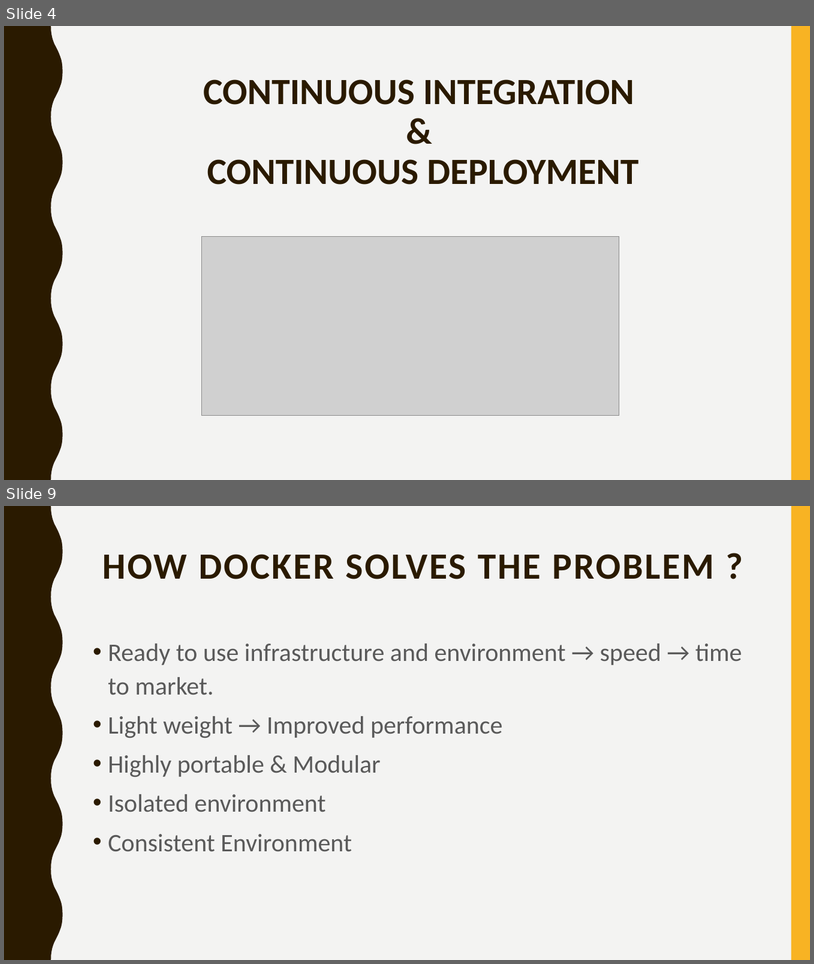
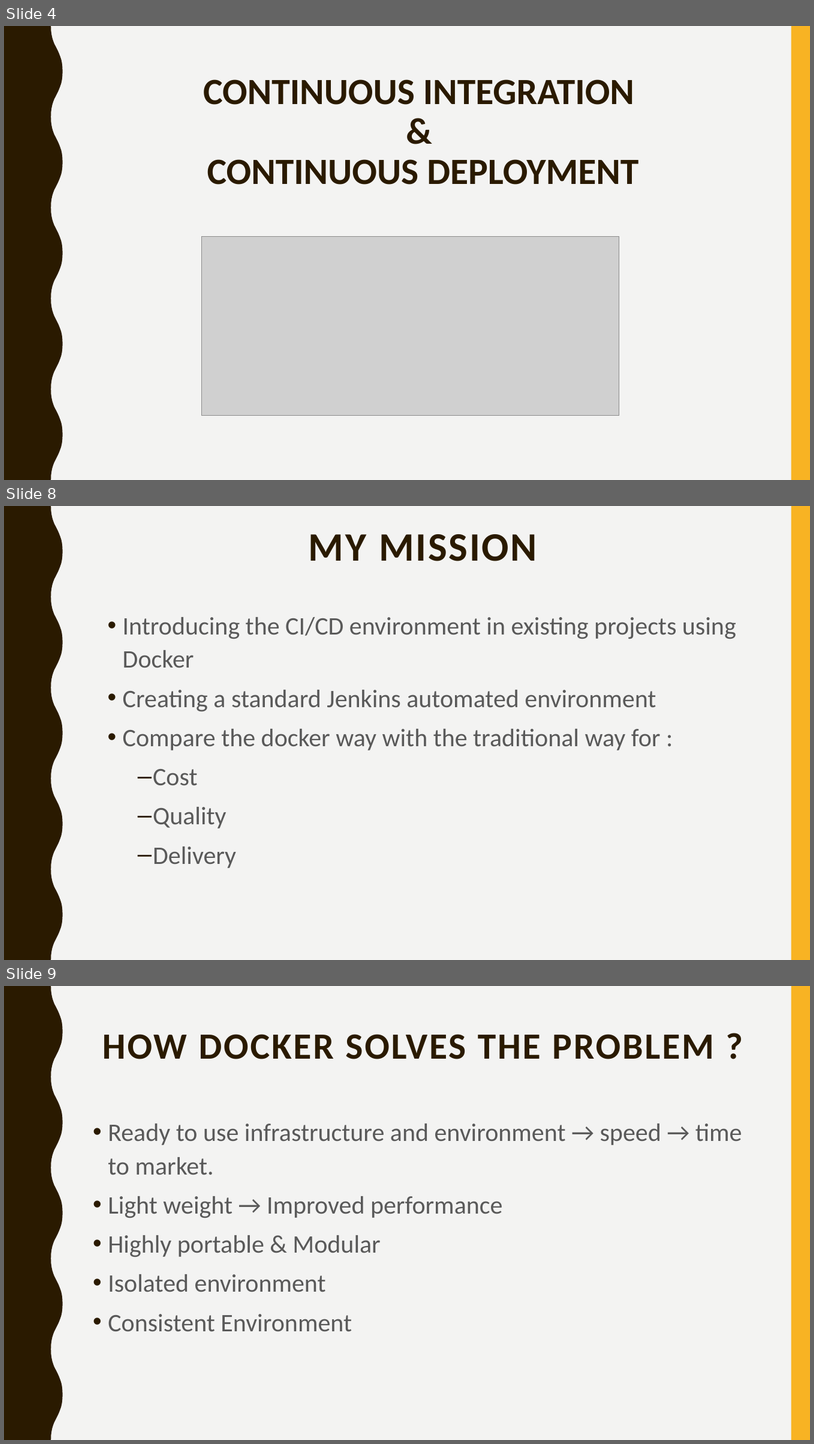
Before and after one commit to shaayaan16/segfaultshooter, a slide deck: Demo.pptx. Shown one above the other, each under a label of ours: slides 4 and 9 before the commit, slides 4, 8 and 9 after it; the slides between them are not shown. The pictures are 814x964 and 814x1444 pixels, drawn with LibreOffice and Linux fonts; fonts in the diff are those of the drawing; grey boxes stand for pictures. Boxes give left, top, right and bottom in pixels: in the first picture for what was removed or moved away, otherwise in the second. Text is boxed around its words. In the diff, an @@ line names an element or a change of style, - is before the commit and + after.

```diff
--- a/Demo.pptx
+++ b/Demo.pptx
@@ slide 8 added at (4, 506, 810, 960), background #F3F3F2; not listed: 2 template elements that a slide beside it also shows @@
@@ title added at (309, 534, 537, 561), 48 pt, text #2A1A00, bold @@
+MY MISSION
@@ text added at (123, 617, 737, 828), 30 pt, text #595959 @@
+• Introducing the CI/CD environment in existing projects using Docker
+• Creating a standard Jenkins automated environment
+• Compare the docker way with the traditional way for :
+  – Cost
+  – Quality
+  – Delivery
```
Also in this commit, not shown: 5 slides changed, 1 other slide added, 2 slides removed.
